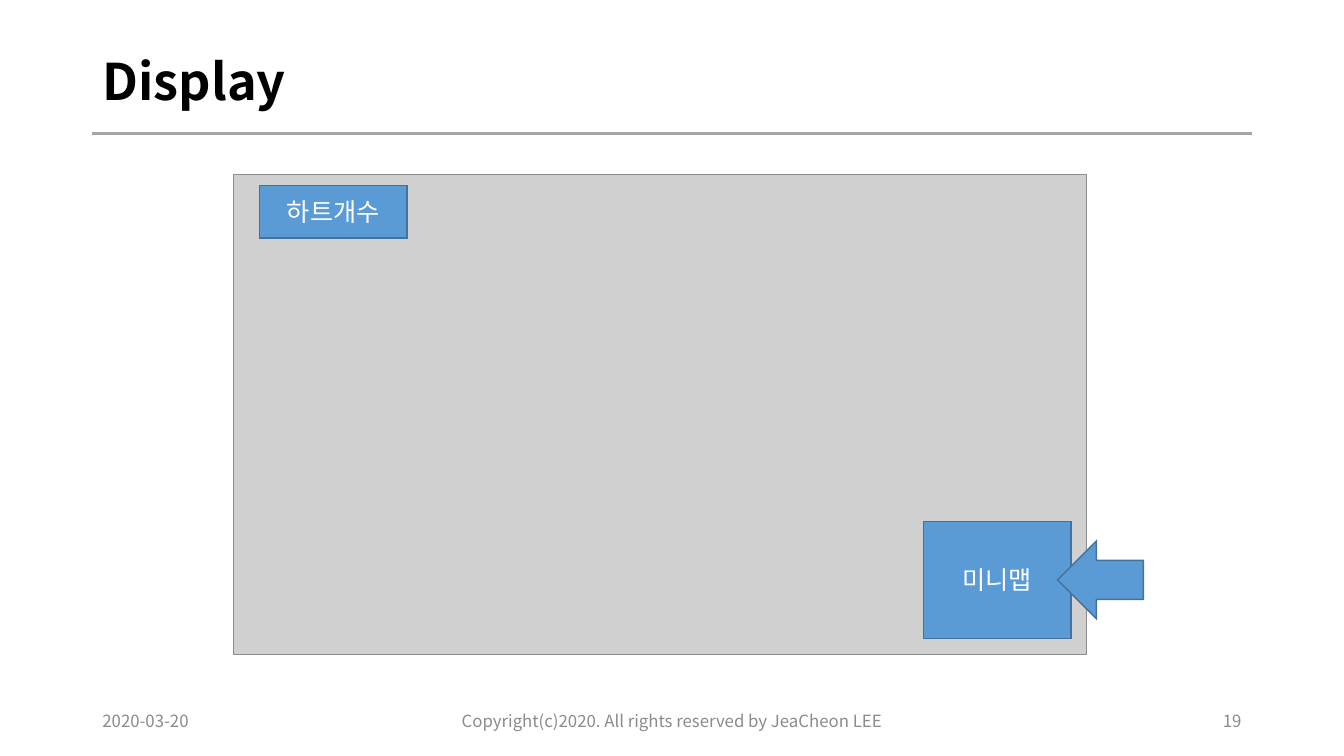
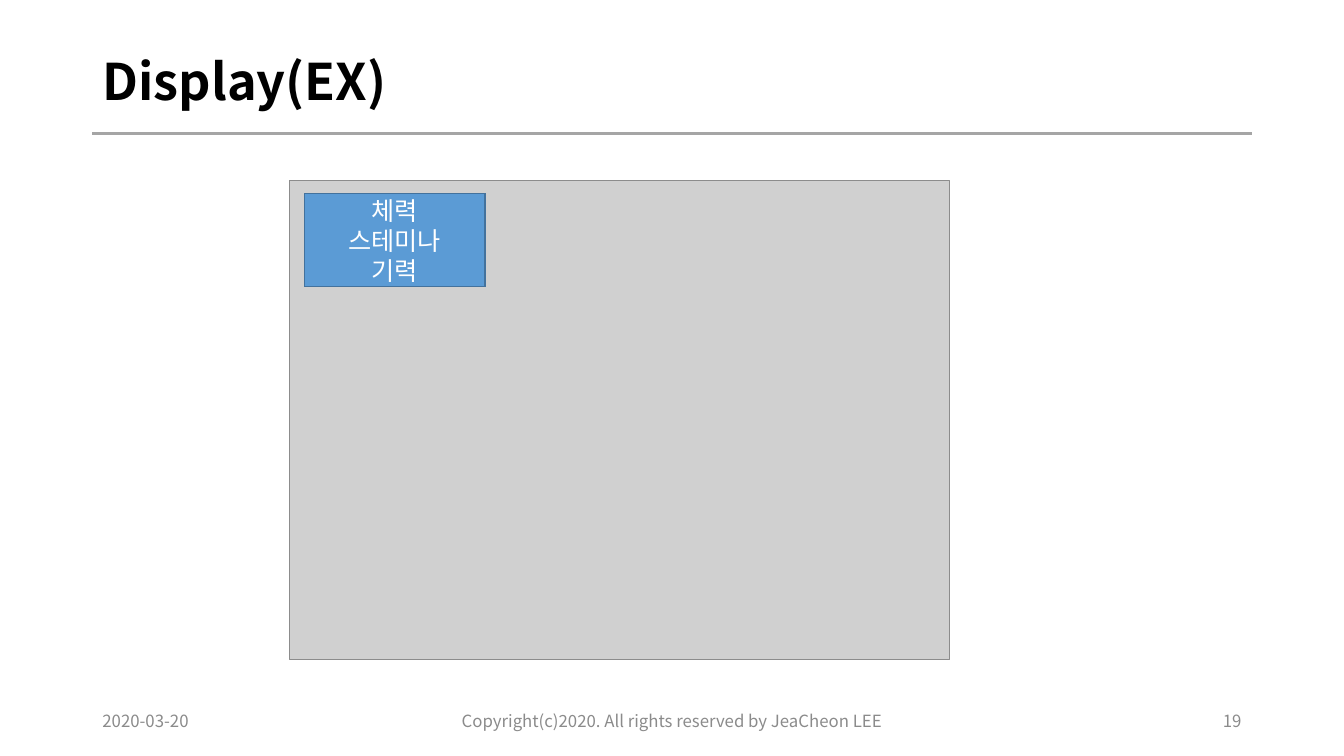
Before and after one commit to lee1030cjs/SemiProject_ActionRPG, a slide deck: slide 19 of 01.Document/01.컨셉기획/[SemiProject1]20200320_ActionRPG_concept_design_이재천_ver0.1.pptx. Drawn at 1344x756 pixels with LibreOffice and Linux fonts; fonts in the diff are those of the drawing; grey boxes stand for pictures. Boxes give left, top, right and bottom in pixels: in the first picture for what was removed or moved away, otherwise in the second. Text is boxed around its words. In the diff, an @@ line names an element or a change of style, - is before the commit and + after.

```diff
--- a/01.Document/01.컨셉기획/[SemiProject1]20200320_ActionRPG_concept_design_이재천_ver0.1.pptx
+++ b/01.Document/01.컨셉기획/[SemiProject1]20200320_ActionRPG_concept_design_이재천_ver0.1.pptx
@@ title at [102,58,386,112]: text changed @@
-Display
+Display(EX)
@@ rectangle removed at [259,186,407,238] @@
-하트개수
@@ picture: place and size @@
-picture at [234,174,1087,654]
+picture at [289,180,949,660]
@@ rectangle added at [304,194,485,286], fill #5B9BD5, outline #43739E 1 pt, 18 pt, text #FFFFFF @@
+체력
+스테미나
+기력
@@ rectangle removed at [924,521,1072,638] @@
-미니맵
@@ left arrow removed at [1058,541,1143,619] @@
```
Also in this commit, not shown: 9 other slides changed, 1 slide added, 2 other files.
